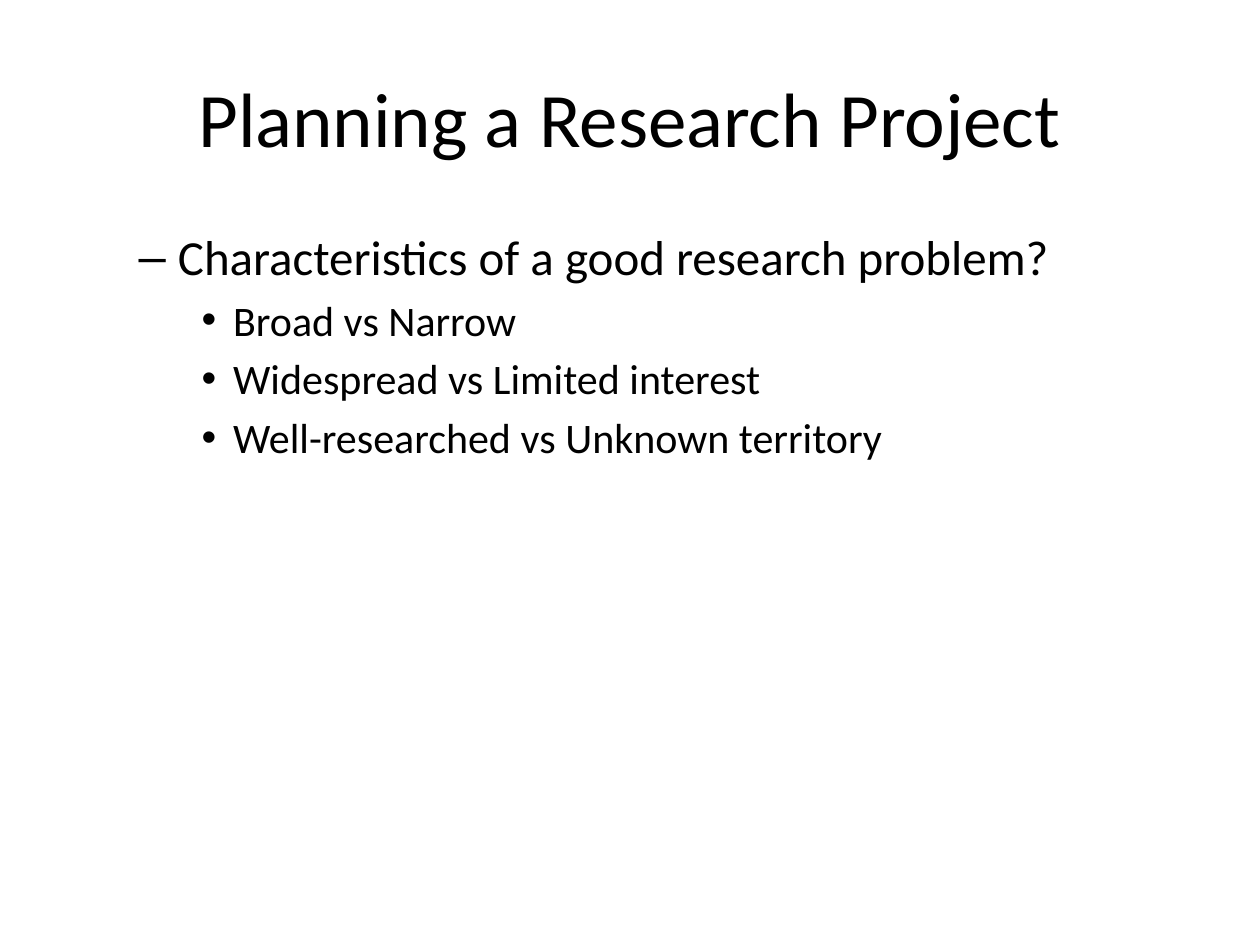
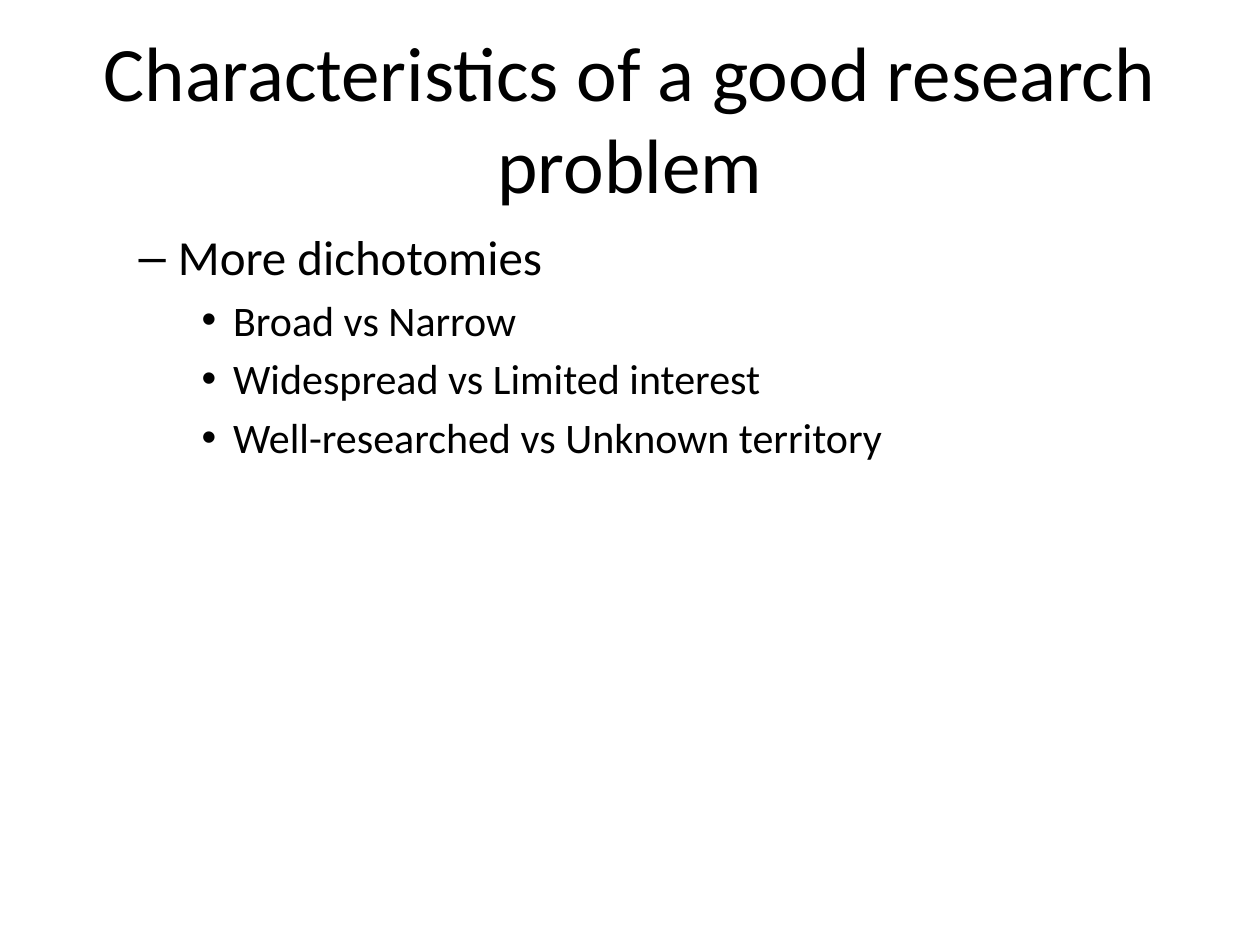
Before and after one commit to classes-medb/5510, a slide deck: slide 16 of doc/video-02-planning.pptx (slide 7 before the commit). Drawn at 1260x945 pixels with LibreOffice and Linux fonts; fonts in the diff are those of the drawing. Boxes give left, top, right and bottom in pixels: in the first picture for what was removed or moved away, otherwise in the second. Text is boxed around its words. In the diff, an @@ line names an element or a change of style, - is before the commit and + after.

```diff
--- a/doc/video-02-planning.pptx
+++ b/doc/video-02-planning.pptx
@@ title at box(104, 47, 1155, 206): text changed @@
-Planning a Research Project
+Characteristics of a good research problem
@@ text at box(178, 241, 542, 276): text changed @@
-  – Characteristics of a good research problem?
+  – More dichotomies
```
Also in this commit, not shown: 9 other slides changed, 21 slides added, 13 slides removed, 6 other files.
